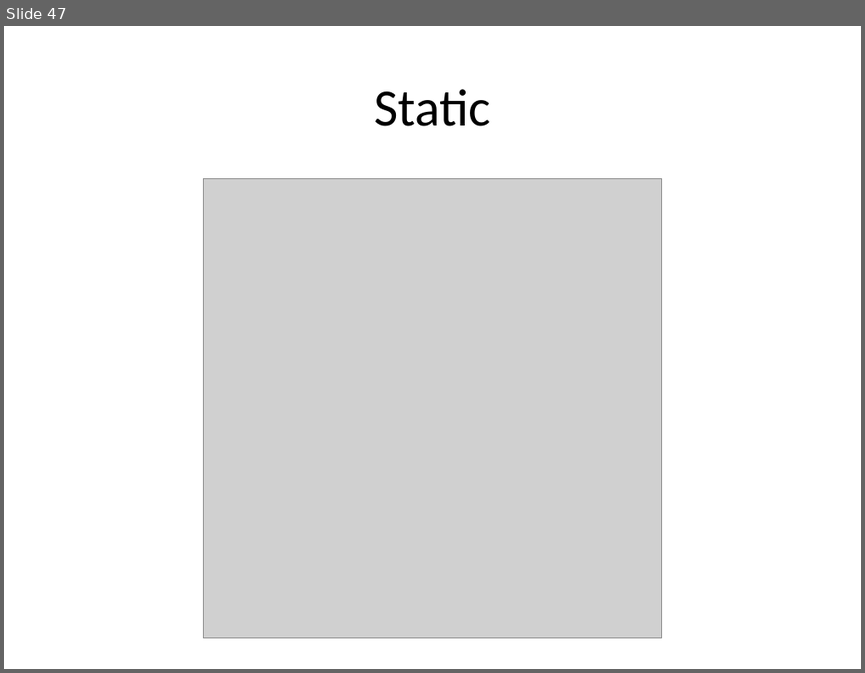
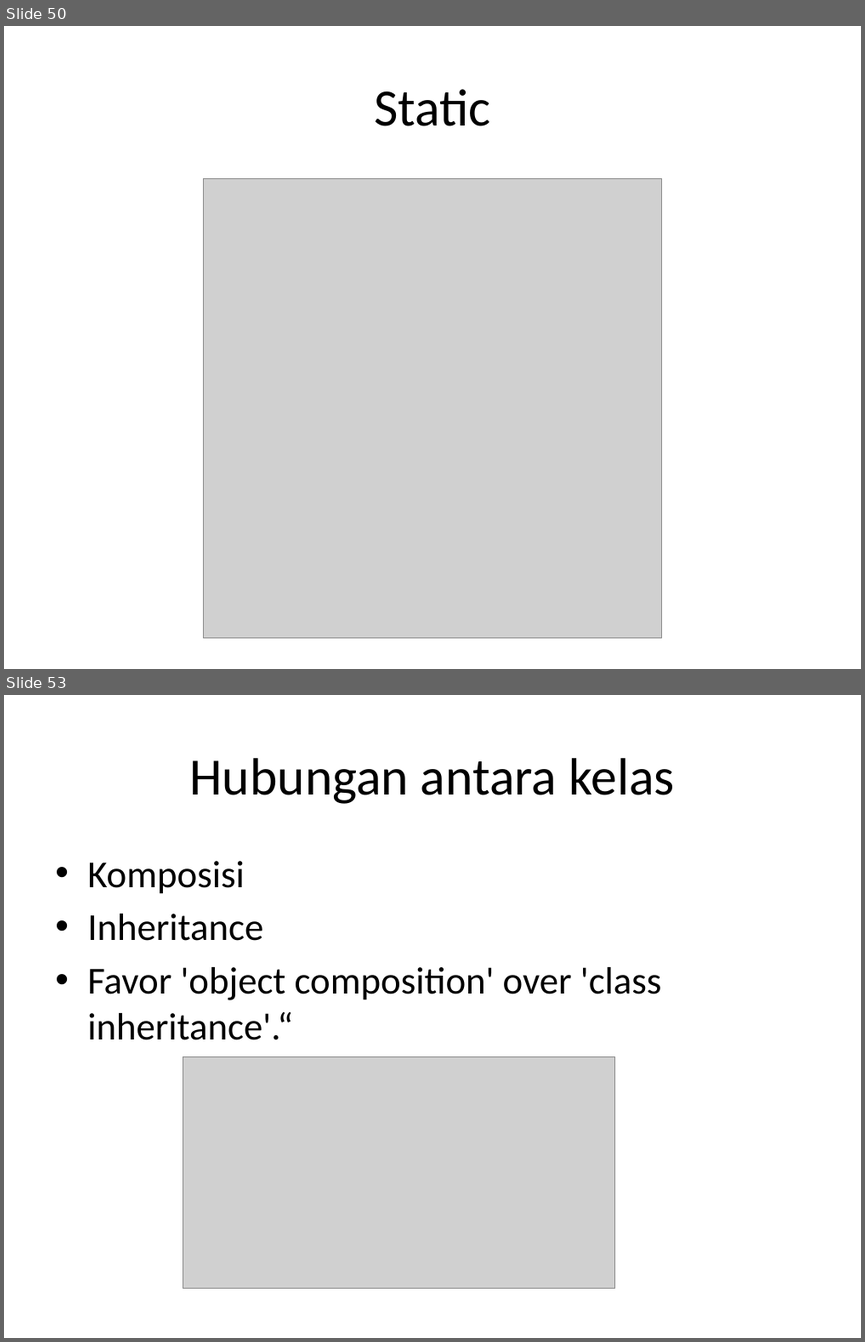
Before and after one commit to milhcbt/oot-aide, a slide deck: src/main/resources/Dasar-Dasar Pemograman Java.pptx. Shown one above the other, each under a label of ours: slide 47 before the commit, slides 50 and 53 after it; the slides between them are not shown. The pictures are 865x673 and 865x1342 pixels, drawn with LibreOffice and Linux fonts; fonts in the diff are those of the drawing; grey boxes stand for pictures. Boxes give left, top, right and bottom in pixels: in the first picture for what was removed or moved away, otherwise in the second. Text is boxed around its words. In the diff, an @@ line names an element or a change of style, - is before the commit and + after.

```diff
--- a/src/main/resources/Dasar-Dasar Pemograman Java.pptx
+++ b/src/main/resources/Dasar-Dasar Pemograman Java.pptx
@@ slide 53 added at (4,695,861,1338), background #FFFFFF @@
@@ title added at (190,758,674,804), 44 pt, text #000000 @@
+Hubungan antara kelas
@@ text added at (87,861,662,1040), 32 pt, text #000000 @@
+• Komposisi
+• Inheritance
+• Favor 'object composition' over 'class inheritance'.“
@@ picture added at (183,1056,615,1288) @@
@@ what was slide 47 is now slide 50 @@
```
Also in this commit, not shown: 32 other slides added, 1 slide removed, 29 other files.
